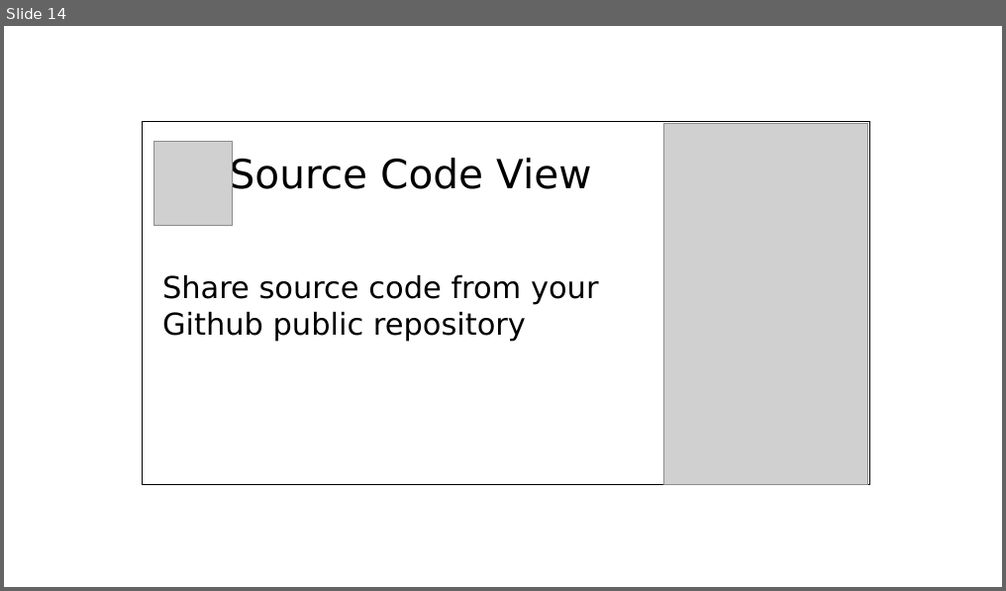
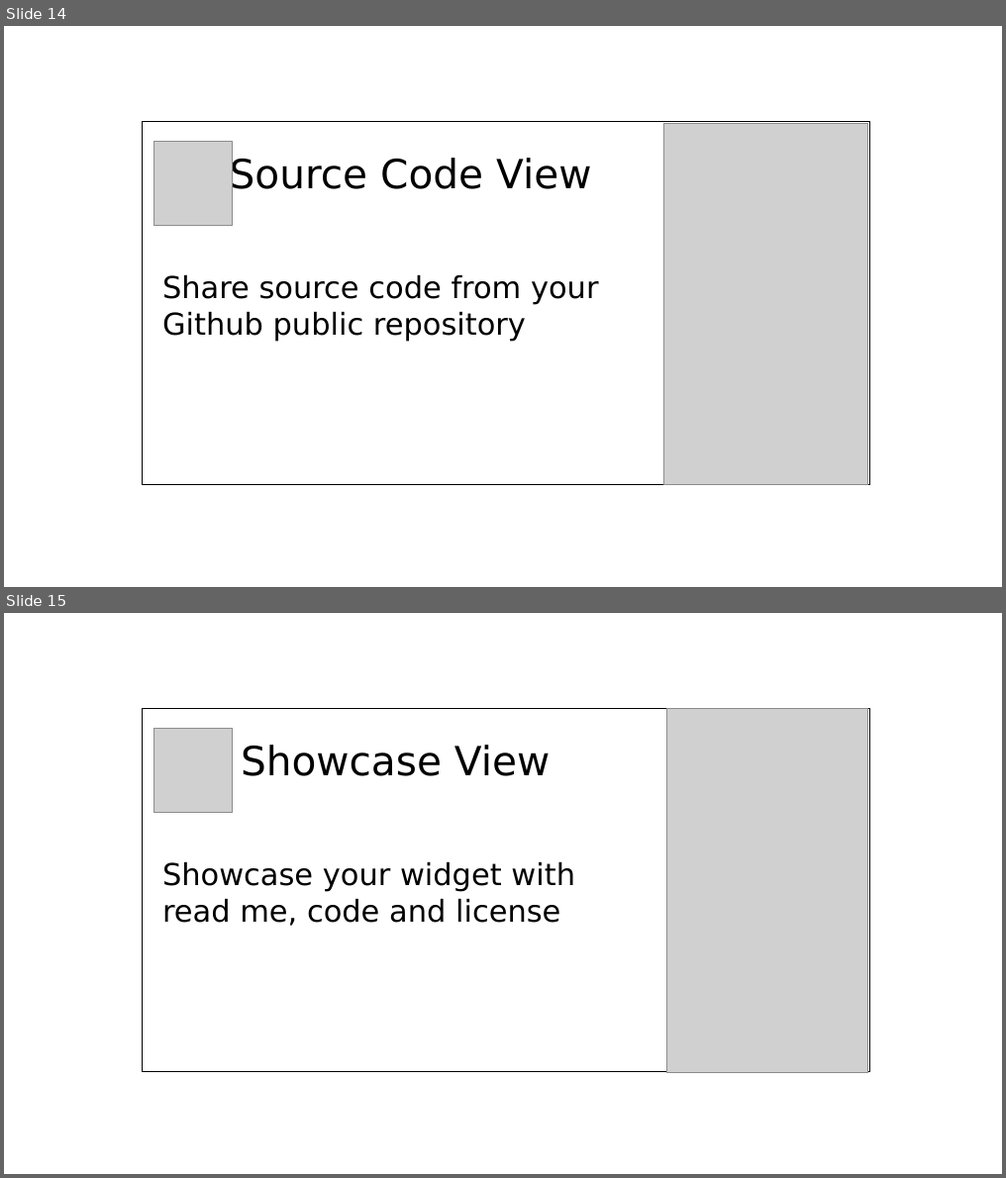
Before and after one commit to limcheekin/fluwix, a slide deck: doc/post-heading-design.odp. Shown one above the other, each under a label of ours: slide 14 before the commit, slides 14 and 15 after it. The pictures are 1006x591 and 1006x1178 pixels, drawn with LibreOffice and Linux fonts; fonts in the diff are those of the drawing; grey boxes stand for pictures. Boxes give left, top, right and bottom in pixels: in the first picture for what was removed or moved away, otherwise in the second. Text is boxed around its words. In the diff, an @@ line names an element or a change of style, - is before the commit and + after.

Commit message:
added post header design for showcase view

```diff
--- a/doc/post-heading-design.odp
+++ b/doc/post-heading-design.odp
@@ slide 15 added at (4,613,1002,1174), background #FFFFFF @@
@@ rectangle added at (143,709,869,1072), outline #000000 0 pt @@
@@ picture added at (153,728,233,812) @@
@@ picture added at (667,709,868,1073) @@
@@ text added at (162,745,575,926), 24 pt, text #000000 @@
+Showcase View
+Showcase your widget with read me, code and license
```
